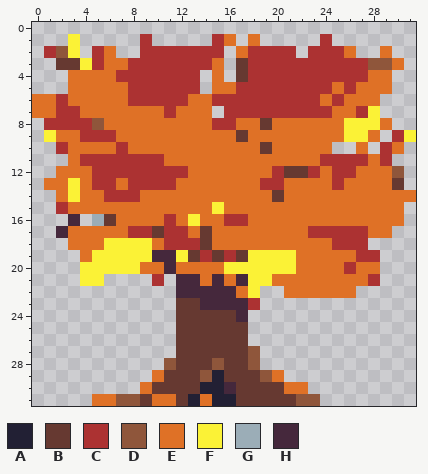
One commit to this pixel-art sprite: images/tree_fall2.png. Above is the file before it was changed.
The file is 128x128 pixels, drawn in blocks of 4x4; one block is one cell here.
Palette (. is transparent): A #222034  B #663931  C #ac3232  D #8f563b  E #df7126  F #fbf236  G #9badb7  H #45283c
Pixels before, first column x 0:
 1 ...F.....C.....CE.E.....C.......
 2 .CDF.CE..CCCCCCC.ECCCC.CCCE..E..
 3 ..BBFCEECCCCCCCE.BCCCCCCCCCCDDE.
 4 ...EEEECCCCCCC.E.BCCCCCCCCCCEE..
 5 ...EEEEECCCCCC.EECCCCCCCCECEEE..
 6 EECEEEEECCCCCEECCCCCCCCCECEEE...
 7 EECCEEEEEEECEEE.CCCCCCCCCEECF...
 8 .CCCCDEEEEEEEEECCEEBEEEEEEFFFE..
 9 .FEECCCEEEEEEEEEEBEEEEEEEEFFE.CF
10 ..CEEEECEEEEEEEEEEEBEEEEE..E.CE.
11 ...ECCCCCCCEEEEEEEEEEEEECCCCEC..
12 ..EEECCCCCCCCEEEEEEECBBCECCEEED.
13 .EEFECCECCCCEEEEEEECCEEEECEEEEB.
14 ..EFEECCCEEEEEEEEEEEBEEEEEEEEEEE
15 ..CEEEEEEEEEEEEFEEEEEEEEEEEEEEE.
16 ...H.GBEEEECEFEECCEEEEEEEEEEEEE.
17 ..HEEEEECCBCCEBEEEEEEEECCCCCEE..
18 ...EEEFFFFECCCBEEEEEEEEEECCC....
19 ....EFFFFFHHFBCBCBFFFFEEEEECC...
20 ....FFFFFEEHEEEEFFFFFFEEEECEE...
21 ....FF....C.HHEHEHFFEEEEEEEEC...
22 ............HHHHHEF..EEEEEE.....
23 ............BBHHHHC.............
24 ............BBBBBH..............
25 ............BBBBBB..............
26 ............BBBBBB..............
27 ............BBBBBBD.............
28 ...........DBBBDBBD.............
29 ..........EBBBDABBBDE...........
30 .........EBBBBAAHBBBBEE.........
31 .....EEDDBEEBAEAABBBBBDD........
The same view after the edit:
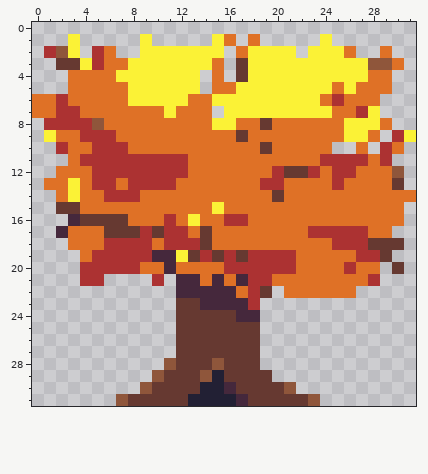
Edits made:
The edit turns colour E into colour A in row 31 at x 14.
There is now colour B in row 16 at x 4; in row 18 at x 28 to 30; in row 19 at x 29; in row 20 at x 30; in row 22 at x 19; in rows 25 to 26 at x 18.
The edit turns colour C into colour B in row 15 at x 2; in row 17 at x 8.
The edit turns colour D into colour B in rows 27 to 28 at x 18; in row 29 at x 19; in row 31 at x 8 and 22.
The edit turns colour E into colour B in row 15 at x 3; in row 16 at x 7; in row 17 at x 6 to 7; in row 31 at x 10 to 11.
The edit turns colour G into colour B in row 16 at x 5.
The edit turns colour E into colour C in row 10 at x 5 to 6; in row 11 at x 11 to 12.
The edit turns colour F into colour C in row 18 at x 6 to 9; in row 19 at x 5 to 9 and 18 to 21; in row 20 at x 4 to 8 and 16 to 21; in row 21 at x 4 to 5 and 18 to 19; in row 22 at x 18.
The edit turns colour E into colour D in row 29 at x 10; in row 30 at x 9 and 21.
The edit turns colour C into colour F in row 1 at x 9, 15 and 24; in row 2 at x 9 to 15, 18 to 21 and 23 to 25; in row 3 at x 8 to 14 and 18 to 27; in row 4 at x 7 to 13 and 18 to 27; in row 5 at x 8 to 13, 17 to 24 and 26; in row 6 at x 8 to 12 and 15 to 23.
The edit turns colour C into colour F in row 7 at x 11 and 16 to 24; in row 8 at x 15 to 16.
There is now colour H in row 24 at x 18.
The edit turns colour B into colour H in row 31 at x 17.
The author cleared colour E in row 29 at x 20; in row 30 at x 22; in row 31 at x 5 to 6.
Where, in picture pixels (left, top, right, bottom), the same in both pictures:
changed: (92, 34, 368, 166)
changed: (56, 202, 308, 406)
added: (368, 238, 404, 274)
